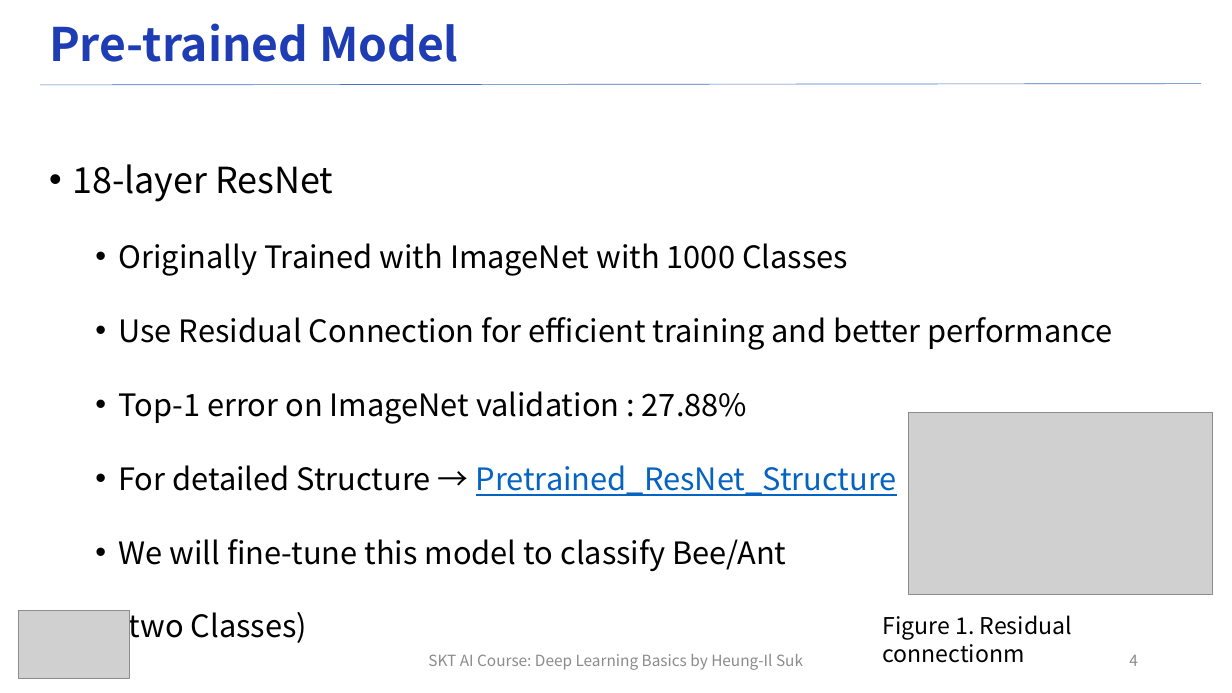
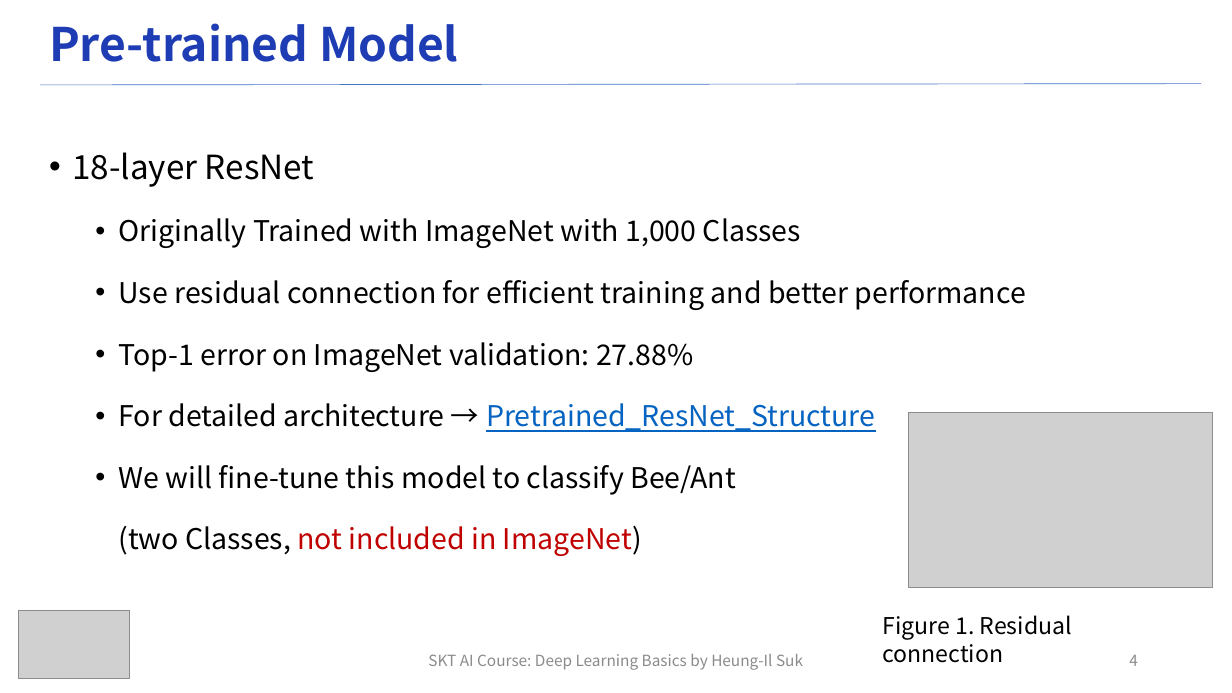
Before and after one commit to ku-milab/DeepLearningTutorial, a slide deck: slide 4 of lecture_slides/Practice/Practice#4_SKT_Deep_Learning_Lecture.pptx. Drawn at 1232x693 pixels with LibreOffice and Linux fonts; fonts in the diff are those of the drawing; grey boxes stand for pictures. Boxes give left, top, right and bottom in pixels: in the first picture for what was removed or moved away, otherwise in the second. Text is boxed around its words. In the diff, an @@ line names an element or a change of style, - is before the commit and + after.

```diff
--- a/lecture_slides/Practice/Practice#4_SKT_Deep_Learning_Lecture.pptx
+++ b/lecture_slides/Practice/Practice#4_SKT_Deep_Learning_Lecture.pptx
@@ text at [72, 152, 314, 187]: size 28 to 25.9 pt in "18-layer ResNet"; line spacing 2 to 1.8 @@
@@ text at [118, 218, 1026, 556]: text changed; size 24 to 22.2 pt @@
-  • Originally Trained with ImageNet with 1000 Classes
-  • Use Residual Connection for efficient training and better performance
-  • Top-1 error on ImageNet validation : 27.88%
-  • For detailed Structure → Pretrained_ResNet_Structure
-  • We will fine-tune this model to classify Bee/Ant
-    (two Classes)
+  • Originally Trained with ImageNet with 1,000 Classes
+  • Use residual connection for efficient training and better performance
+  • Top-1 error on ImageNet validation: 27.88%
+  • For detailed architecture → Pretrained_ResNet_Structure
+  • We will fine-tune this model to classify Bee/Ant
+    (two Classes, not included in ImageNet)
@@ picture: place and size @@
-picture at [909, 412, 1214, 594]
+picture at [909, 412, 1214, 588]
@@ text at [883, 615, 1072, 663]: text changed @@
-Figure 1. Residual connectionm
+Figure 1. Residual connection
```
Also in this commit, not shown: 8 other slides changed, 4 other files.
